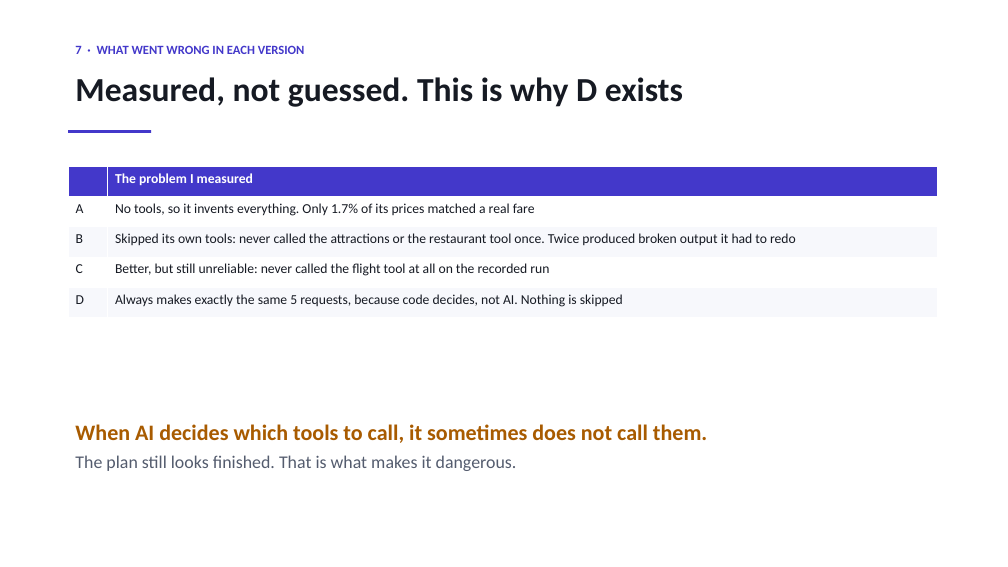
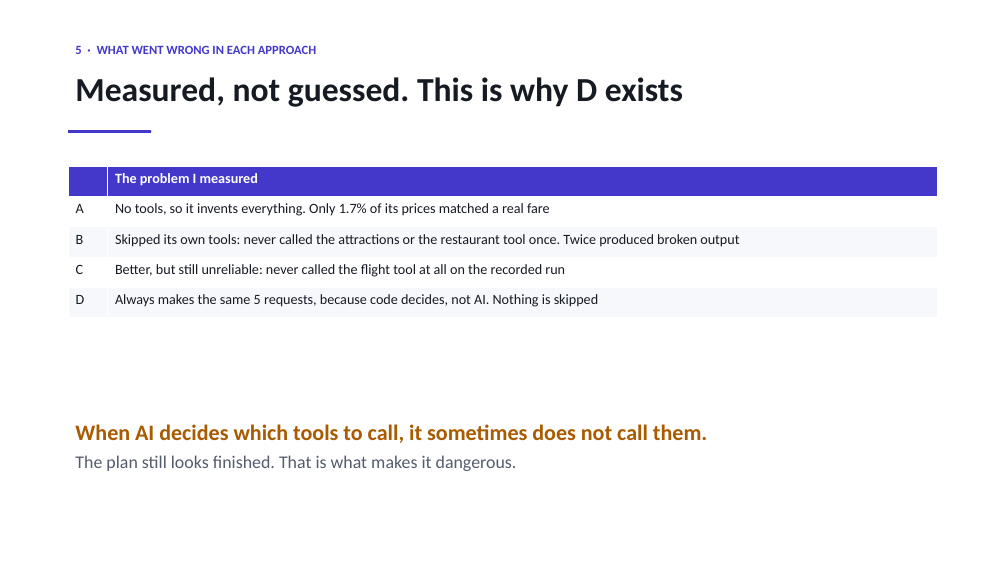
Before and after one commit to sherali143/Trip-Planner, a slide deck: slide 6 of submission/CMP7200_Viva_Presentation.pptx (slide 8 before the commit). Drawn at 1008x567 pixels with LibreOffice and Linux fonts; fonts in the diff are those of the drawing. Boxes give left, top, right and bottom in pixels: in the first picture for what was removed or moved away, otherwise in the second. Text is boxed around its words. In the diff, an @@ line names an element or a change of style, - is before the commit and + after.

```diff
--- a/submission/CMP7200_Viva_Presentation.pptx
+++ b/submission/CMP7200_Viva_Presentation.pptx
@@ text at bbox=[75, 45, 316, 54]: text changed @@
-7 · WHAT WENT WRONG IN EACH VERSION
+5 · WHAT WENT WRONG IN EACH APPROACH
@@ table at bbox=[68, 166, 938, 318] @@
-row 3, column 2: Skipped its own tools: never called the attractions or the restaurant tool once. Twice produced broken output it had to redo
+row 3, column 2: Skipped its own tools: never called the attractions or the restaurant tool once. Twice produced broken output
-row 5, column 2: Always makes exactly the same 5 requests, because code decides, not AI. Nothing is skipped
+row 5, column 2: Always makes the same 5 requests, because code decides, not AI. Nothing is skipped
@@ size 13 to 13.5 pt in "The problem I measured", "A", "No tools, so it invents everything. Only ...", "B" and 3 more places @@
```
Also in this commit, not shown: 5 other slides changed, 4 slides added, 9 slides removed, 3 other files.
